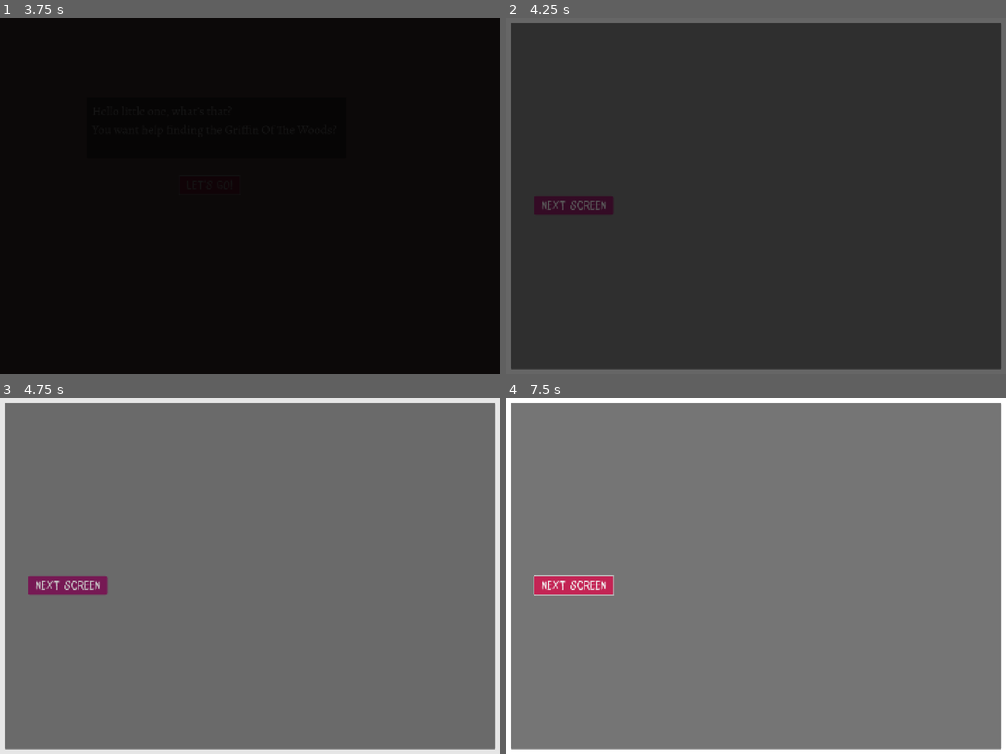
Above: before the commit, frames 1-4 (two rows, left to right).
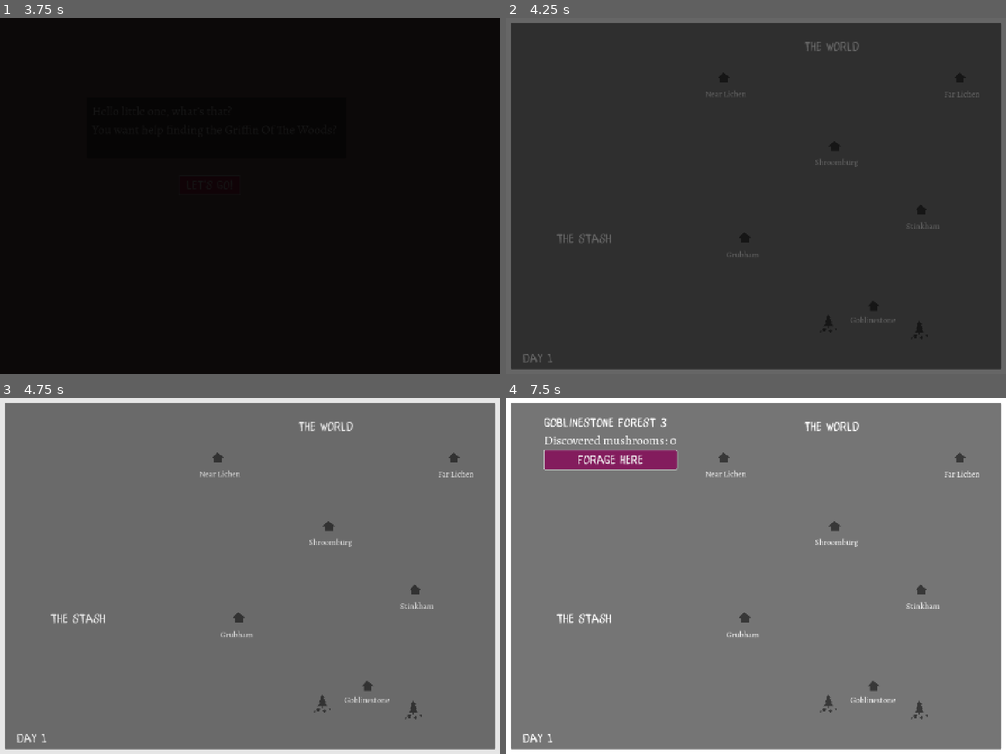
Above: after the commit, the same moments.

Repository: hawkstein/gdwj81-expedition
Game: Godot game, scene res://ui-scenes/start.tscn
Same seed, same stepped clock (60 frames per second), same inputs: the game is played once before the commit and once after it.
Inputs (mouse positions are in pixels of both pictures, inside the frame that each line leads up to):
- Up to frame 1 (3.75 s): click "Start" at 0.5 s; click "Start" at 1.25 s; click "Let's go!" at 2 s; click "Let's go!" at 2.75 s; click "Let's go!" at 3.5 s
- Up to frame 2 (4.25 s): no input
- Up to frame 3 (4.75 s): click (370, 686) at 4.27 s
- Up to frame 4 (7.5 s): click (826, 704) at 5.02 s; click (921, 711) at 5.77 s; click (611, 458) at 6.5 s, where only the run after the commit has a clickable "forage here"; click (576, 586) at 7.25 s, where only the run before the commit has a clickable "next screen"

Frame 1 is identical in both runs. In frame 2, 1.4% of the frame differs, in the area x 3-95%, y 6-97%; in frame 3, 1.9%; in frame 4, 4.2%, in the area x 3-95%, y 5-97%.

Commit message:
display discovered forests

Diff:
--- a/map/map.gd
+++ b/map/map.gd
@@ -1,4 +1,29 @@
 extends Node2D
 
-func _on_temp_rival_button_pressed() -> void:
-	SceneManager.change_scene("rival", SceneManager.create_options(), SceneManager.create_options(),SceneManager.create_general_options())
+@onready var info_container: VBoxContainer = $InfoContainer
+@onready var focus_label: Label = $InfoContainer/FocusLabel
+@onready var location_info: Label = $InfoContainer/LocationInfo
+
+var focused_location:Location = null
+var focused_forest:Location.Forest = null
+
+func _ready() -> void:
+	info_container.visible = false
+	# adjust the forests and the villages based on game data
+	for location_index in range(GameManager.locations.size()):
+		var location = GameManager.locations[location_index]
+		var location_node = get_node(location.display_name)
+		if location_node:
+			for i in range(0, location.forests.size()):
+				var forest_node = get_node(location.display_name+"/Forest "+str(i+1))
+				forest_node.connect("pressed", func(): handle_forest_pressed(location_index, i))
+				if forest_node:
+					forest_node.visible = location.forests[i].discovered
+
+func handle_forest_pressed(location_index:int, forest_index:int) -> void:
+	info_container.visible = true
+	var location = GameManager.locations[location_index]
+	focused_location = location
+	focus_label.text = location.display_name + " Forest "+str(forest_index+1)
+	focused_forest = location.forests[forest_index]
+	location_info.text = "Discovered mushrooms: " + str(focused_forest.discovered_mushrooms.size())
--- a/map/map.tscn
+++ b/map/map.tscn
@@ -1,25 +1,366 @@
-[gd_scene load_steps=2 format=3 uid="uid://bmforggwv6th2"]
-
+[gd_scene load_steps=6 format=3 uid="uid://bmforggwv6th2"]
+
+[ext_resource type="Script" uid="uid://bjxk6k7w2rfid" path="res://map/map.gd" id="1_a0dt8"]
 [ext_resource type="Theme" uid="uid://c6hyu8hna1sh7" path="res://ui-scenes/default.tres" id="2_4hjbm"]
+[ext_resource type="Texture2D" uid="uid://bfybrvrgywaed" path="res://map/Village.png" id="3_kffv2"]
+[ext_resource type="Texture2D" uid="uid://k58ssp4b2pl3" path="res://map/Forest.png" id="4_7lyie"]
+[ext_resource type="FontFile" uid="uid://dmmb45mnthq73" path="res://ui-scenes/Alegreya-VariableFont_wght.ttf" id="5_5jdw0"]
 
 [node name="Map" type="Node2D"]
+script = ExtResource("1_a0dt8")
 
 [node name="Background" type="ColorRect" parent="."]
 offset_right = 1440.0
 offset_bottom = 1024.0
-
-[node name="Panel" type="Panel" parent="."]
+metadata/_edit_lock_ = true
+
+[node name="MapPlaceholder" type="Panel" parent="."]
 offset_left = 13.0
 offset_top = 13.0
 offset_right = 1425.0
 offset_bottom = 1010.0
-
-[node name="Temp_RivalButton" type="Button" parent="."]
-offset_left = 81.0
-offset_top = 511.0
-offset_right = 308.0
-offset_bottom = 563.0
-theme = ExtResource("2_4hjbm")
-text = "next screen"
-
-[connection signal="pressed" from="Temp_RivalButton" to="." method="_on_temp_rival_button_pressed"]
+metadata/_edit_lock_ = true
+
+[node name="WorldLabel" type="Label" parent="."]
+offset_left = 858.0
+offset_top = 59.0
+offset_right = 1016.0
+offset_bottom = 101.0
+theme = ExtResource("2_4hjbm")
+text = "The World"
+
+[node name="StashLabel" type="Label" parent="."]
+offset_left = 145.0
+offset_top = 612.0
+offset_right = 303.0
+offset_bottom = 699.0
+theme = ExtResource("2_4hjbm")
+text = "The Stash
+"
+
+[node name="Goblinestone" type="Control" parent="."]
+layout_mode = 3
+anchors_preset = 0
+offset_left = 954.0
+offset_top = 794.0
+offset_right = 1143.0
+offset_bottom = 911.0
+
+[node name="Village" type="TextureButton" parent="Goblinestone"]
+offset_left = 87.0
+offset_top = 17.0
+offset_right = 127.0
+offset_bottom = 57.0
+texture_normal = ExtResource("3_kffv2")
+
+[node name="Forest 1" type="TextureButton" parent="Goblinestone"]
+layout_mode = 0
+offset_left = -52.0
+offset_top = 57.0
+offset_right = -1.0
+offset_bottom = 111.0
+texture_normal = ExtResource("4_7lyie")
+
+[node name="Forest 2" type="TextureButton" parent="Goblinestone"]
+layout_mode = 0
+offset_left = 174.0
+offset_top = -57.0
+offset_right = 225.0
+offset_bottom = -3.0
+texture_normal = ExtResource("4_7lyie")
+
+[node name="Forest 3" type="TextureButton" parent="Goblinestone"]
+layout_mode = 0
+offset_left = 210.0
+offset_top = 76.0
+offset_right = 261.0
+offset_bottom = 130.0
+texture_normal = ExtResource("4_7lyie")
+
+[node name="Label" type="Label" parent="Goblinestone"]
+layout_mode = 0
+offset_left = 37.0
+offset_top = 56.0
+offset_right = 167.0
+offset_bottom = 90.0
+theme = ExtResource("2_4hjbm")
+theme_override_fonts/font = ExtResource("5_5jdw0")
+theme_override_font_sizes/font_size = 24
+text = "Goblinestone"
+
+[node name="Grubham" type="Control" parent="."]
+layout_mode = 3
+anchors_preset = 0
+offset_left = 646.0
+offset_top = 555.0
+offset_right = 686.0
+offset_bottom = 595.0
+
+[node name="Village" type="TextureButton" parent="Grubham"]
+offset_left = 24.0
+offset_top = 59.0
+offset_right = 64.0
+offset_bottom = 99.0
+texture_normal = ExtResource("3_kffv2")
+
+[node name="Forest 1" type="TextureButton" parent="Grubham"]
+layout_mode = 0
+offset_left = -99.0
+offset_top = 101.0
+offset_right = -48.0
+offset_bottom = 155.0
+texture_normal = ExtResource("4_7lyie")
+
+[node name="Forest 2" type="TextureButton" parent="Grubham"]
+layout_mode = 0
+offset_left = 114.0
+offset_top = -19.0
+offset_right = 165.0
+offset_bottom = 35.0
+texture_normal = ExtResource("4_7lyie")
+
+[node name="Forest 3" type="TextureButton" parent="Grubham"]
+layout_mode = 0
+offset_left = 136.0
+offset_top = 98.0
+offset_right = 187.0
+offset_bottom = 152.0
+texture_normal = ExtResource("4_7lyie")
+
+[node name="Label" type="Label" parent="Grubham"]
+layout_mode = 0
+offset_left = -30.0
+offset_top = 107.0
+offset_right = 100.0
+offset_bottom = 141.0
+theme = ExtResource("2_4hjbm")
+theme_override_fonts/font = ExtResource("5_5jdw0")
+theme_override_font_sizes/font_size = 24
+text = "Grubham"
+horizontal_alignment = 1
+
+[node name="Stinkton" type="Control" parent="."]
+layout_mode = 3
+anchors_preset = 0
+offset_left = 1179.0
+offset_top = 532.0
+offset_right = 1219.0
+offset_bottom = 572.0
+
+[node name="Village" type="TextureButton" parent="Stinkton"]
+offset_left = -1.0
+offset_top = 3.0
+offset_right = 39.0
+offset_bottom = 43.0
+texture_normal = ExtResource("3_kffv2")
+
+[node name="Forest 1" type="TextureButton" parent="Stinkton"]
+layout_mode = 0
+offset_left = -124.0
+offset_top = 45.0
+offset_right = -73.0
+offset_bottom = 99.0
+texture_normal = ExtResource("4_7lyie")
+
+[node name="Forest 2" type="TextureButton" parent="Stinkton"]
+layout_mode = 0
+offset_left = 89.0
+offset_top = -75.0
+offset_right = 140.0
+offset_bottom = -21.0
+texture_normal = ExtResource("4_7lyie")
+
+[node name="Forest 3" type="TextureButton" parent="Stinkton"]
+layout_mode = 0
+offset_left = 111.0
+offset_top = 42.0
+offset_right = 162.0
+offset_bottom = 96.0
+texture_normal = ExtResource("4_7lyie")
+
+[node name="Label" type="Label" parent="Stinkton"]
+layout_mode = 0
+offset_left = -43.0
+offset_top = 48.0
+offset_right = 87.0
+offset_bottom = 82.0
+theme = ExtResource("2_4hjbm")
+theme_override_fonts/font = ExtResource("5_5jdw0")
+theme_override_font_sizes/font_size = 24
+text = "Stinkham"
+horizontal_alignment = 1
+
+[node name="Shroomburg" type="Control" parent="."]
+layout_mode = 3
+anchors_preset = 0
+offset_left = 941.0
+offset_top = 397.0
+offset_right = 981.0
+offset_bottom = 437.0
+
+[node name="Village" type="TextureButton" parent="Shroomburg"]
+offset_left = -12.0
+offset_top = -46.0
+offset_right = 28.0
+offset_bottom = -6.0
+texture_normal = ExtResource("3_kffv2")
+
+[node name="Forest 1" type="TextureButton" parent="Shroomburg"]
+layout_mode = 0
+offset_left = -135.0
+offset_top = -4.0
+offset_right = -84.0
+offset_bottom = 50.0
+texture_normal = ExtResource("4_7lyie")
+
+[node name="Forest 2" type="TextureButton" parent="Shroomburg"]
+layout_mode = 0
+offset_left = 78.0
+offset_top = -124.0
+offset_right = 129.0
+offset_bottom = -70.0
+texture_normal = ExtResource("4_7lyie")
+
+[node name="Forest 3" type="TextureButton" parent="Shroomburg"]
+layout_mode = 0
+offset_left = 100.0
+offset_top = -7.0
+offset_right = 151.0
+offset_bottom = 47.0
+texture_normal = ExtResource("4_7lyie")
+
+[node name="Label" type="Label" parent="Shroomburg"]
+layout_mode = 0
+offset_left = -54.0
+offset_top = -1.0
+offset_right = 76.0
+offset_bottom = 33.0
+theme = ExtResource("2_4hjbm")
+theme_override_fonts/font = ExtResource("5_5jdw0")
+theme_override_font_sizes/font_size = 24
+text = "Shroomburg"
+horizontal_alignment = 1
+
+[node name="Near Lichen" type="Control" parent="."]
+layout_mode = 3
+anchors_preset = 0
+offset_left = 622.0
+offset_top = 200.0
+offset_right = 662.0
+offset_bottom = 240.0
+
+[node name="Village" type="TextureButton" parent="Near Lichen"]
+offset_left = -12.0
+offset_top = -46.0
+offset_right = 28.0
+offset_bottom = -6.0
+texture_normal = ExtResource("3_kffv2")
+
+[node name="Forest 1" type="TextureButton" parent="Near Lichen"]
+offset_left = -135.0
+offset_top = -4.0
+offset_right = -84.0
+offset_bottom = 50.0
+texture_normal = ExtResource("4_7lyie")
+
+[node name="Forest 2" type="TextureButton" parent="Near Lichen"]
+offset_left = 78.0
+offset_top = -124.0
+offset_right = 129.0
+offset_bottom = -70.0
+texture_normal = ExtResource("4_7lyie")
+
+[node name="Forest 3" type="TextureButton" parent="Near Lichen"]
+offset_left = 100.0
+offset_top = -7.0
+offset_right = 151.0
+offset_bottom = 47.0
+texture_normal = ExtResource("4_7lyie")
+
+[node name="Label" type="Label" parent="Near Lichen"]
+offset_left = -54.0
+offset_top = -1.0
+offset_right = 76.0
+offset_bottom = 33.0
+theme = ExtResource("2_4hjbm")
+theme_override_fonts/font = ExtResource("5_5jdw0")
+theme_override_font_sizes/font_size = 24
+text = "Near Lichen"
+horizontal_alignment = 1
+
+[node name="Far Lichen" type="Control" parent="."]
+layout_mode = 3
+anchors_preset = 0
+offset_left = 1291.0
+offset_top = 152.0
+offset_right = 1331.0
+offset_bottom = 192.0
+
+[node name="Village" type="TextureButton" parent="Far Lichen"]
+offset_left = -1.0
+offset_top = 3.0
+offset_right = 39.0
+offset_bottom = 43.0
+texture_normal = ExtResource("3_kffv2")
+
+[node name="Forest 1" type="TextureButton" parent="Far Lichen"]
+offset_left = -124.0
+offset_top = 45.0
+offset_right = -73.0
+offset_bottom = 99.0
+texture_normal = ExtResource("4_7lyie")
+
+[node name="Forest 2" type="TextureButton" parent="Far Lichen"]
+offset_left = -28.0
+offset_top = -98.0
+offset_right = 23.0
+offset_bottom = -44.0
+texture_normal = ExtResource("4_7lyie")
+
+[node name="Forest 3" type="TextureButton" parent="Far Lichen"]
+offset_left = 43.0
+offset_top = 94.0
+offset_right = 94.0
+offset_bottom = 148.0
+texture_normal = ExtResource("4_7lyie")
+
+[node name="Label" type="Label" parent="Far Lichen"]
+offset_left = -43.0
+offset_top = 48.0
+offset_right = 87.0
+offset_bottom = 82.0
+theme = ExtResource("2_4hjbm")
+theme_override_fonts/font = ExtResource("5_5jdw0")
+theme_override_font_sizes/font_size = 24
+text = "Far Lichen"
+horizontal_alignment = 1
+
+[node name="DayCounter" type="Label" parent="."]
+offset_left = 48.0
+offset_top = 956.0
+offset_right = 134.0
+offset_bottom = 998.0
+theme = ExtResource("2_4hjbm")
+text = "Day 1"
+
+[node name="InfoContainer" type="VBoxContainer" parent="."]
+offset_left = 109.0
+offset_top = 49.0
+offset_right = 291.0
+offset_bottom = 91.0
+
+[node name="FocusLabel" type="Label" parent="InfoContainer"]
+layout_mode = 2
+theme = ExtResource("2_4hjbm")
+text = "Focus Title"
+
+[node name="LocationInfo" type="Label" parent="InfoContainer"]
+layout_mode = 2
+theme = ExtResource("2_4hjbm")
+theme_override_fonts/font = ExtResource("5_5jdw0")
+text = "Lorem Ipsum Etc Etc"
+
+[node name="ActionButton" type="Button" parent="InfoContainer"]
+layout_mode = 2
+theme = ExtResource("2_4hjbm")
+text = "forage here"
Binary file added: map/Forest.png
Not shown, added: map/Forest.png.import
Binary file added: map/Village.png
Not shown, added: map/Village.png.import
